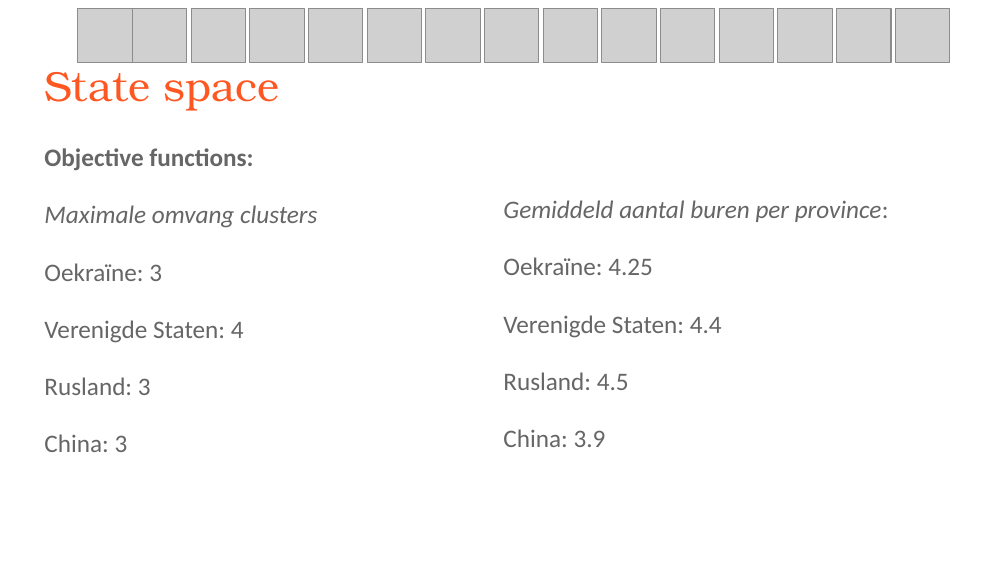
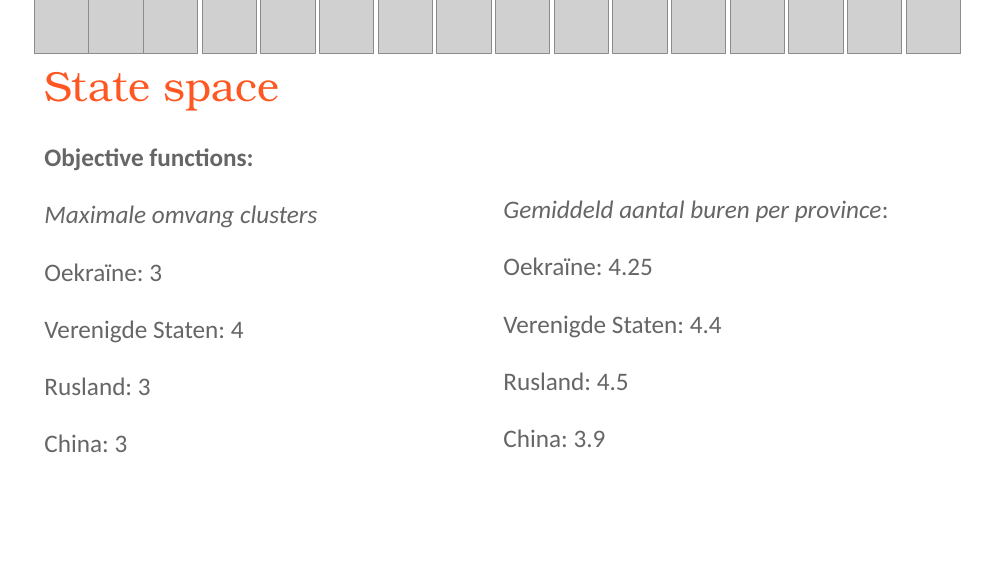
Before and after one commit to HDGizzle/Heuristieken, a slide deck: slide 11 of Radio Russia final.pptx (slide 10 before the commit). Drawn at 1008x567 pixels with LibreOffice and Linux fonts; fonts in the diff are those of the drawing; grey boxes stand for pictures. Boxes give left, top, right and bottom in pixels: in the first picture for what was removed or moved away, otherwise in the second. Text is boxed around its words. In the diff, an @@ line names an element or a change of style, - is before the commit and + after.

```diff
--- a/Radio Russia final.pptx
+++ b/Radio Russia final.pptx
@@ picture added at [34,0,89,54] @@
@@ 15 pictures: place and size @@
-15 pictures at [78,9,950,64]
+15 pictures at [89,0,961,54]
```
Also in this commit, not shown: 14 other slides changed, 36 slides added.
